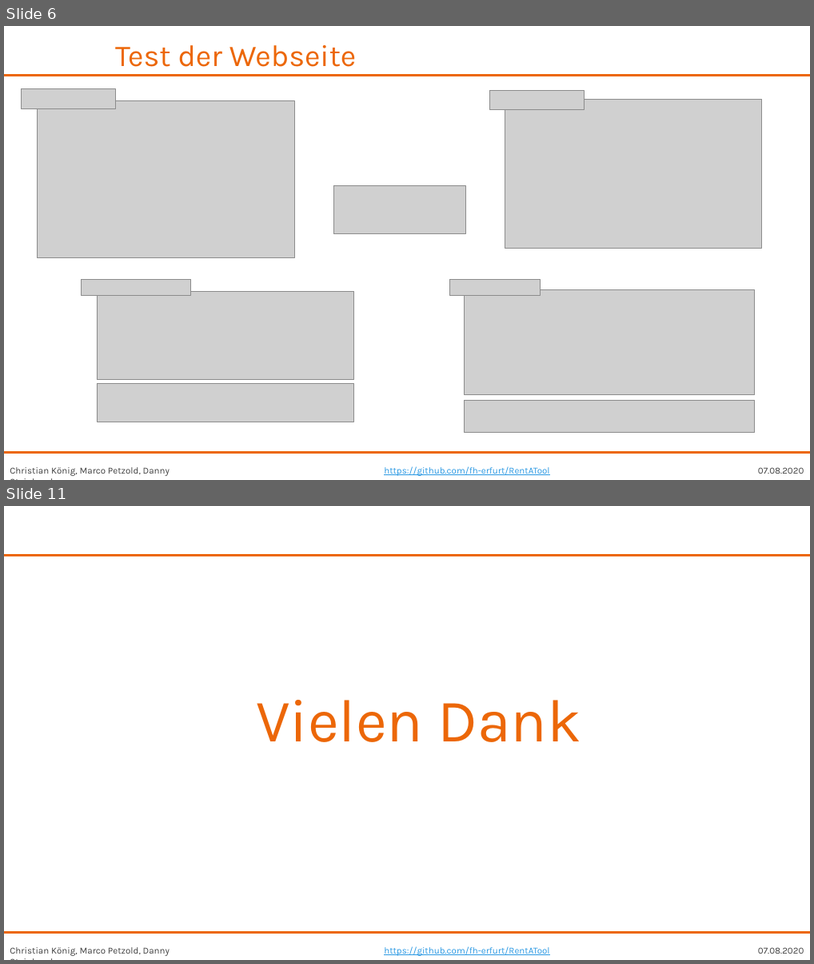
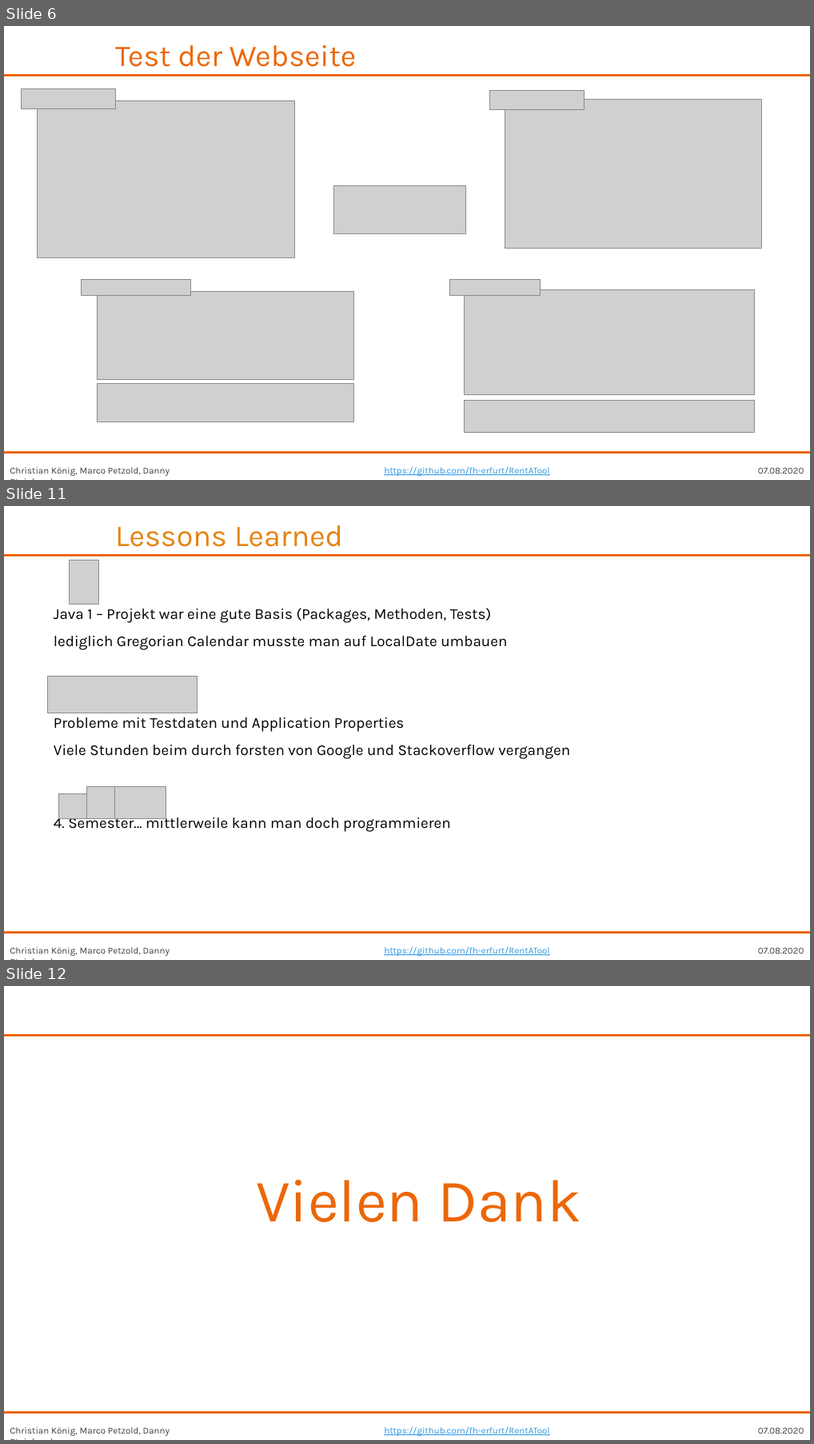
Before and after one commit to fh-erfurt/RentATool, a slide deck: share/presentations/Java 2/RentATool_17.07.2020_Danny.pptx. Shown one above the other, each under a label of ours: slides 6 and 11 before the commit, slides 6, 11 and 12 after it; the slides between them are not shown. The pictures are 814x964 and 814x1444 pixels, drawn with LibreOffice and Linux fonts; fonts in the diff are those of the drawing; grey boxes stand for pictures; background and template pictures are left out. Boxes give left, top, right and bottom in pixels: in the first picture for what was removed or moved away, otherwise in the second. Text is boxed around its words. In the diff, an @@ line names an element or a change of style, - is before the commit and + after.

```diff
--- a/share/presentations/Java 2/RentATool_17.07.2020_Danny.pptx
+++ b/share/presentations/Java 2/RentATool_17.07.2020_Danny.pptx
@@ slide 11 added at (x1=4, y1=506, x2=810, y2=960), background #FFFFFF; not listed: 5 template elements that a slide beside it also shows @@
@@ text added at (x1=115, y1=525, x2=343, y2=547), 36 pt, text #E48312 @@
+Lessons Learned
@@ picture added at (x1=70, y1=560, x2=98, y2=604) @@
@@ text added at (x1=54, y1=608, x2=570, y2=832), 18 pt, text #000000 @@
+Java 1 – Projekt war eine gute Basis (Packages, Methoden, Tests) lediglich Gregorian Calendar musste man auf LocalDate umbauen
+Probleme mit Testdaten und Application Properties
+Viele Stunden beim durch forsten von Google und Stackoverflow vergangen
+4. Semester… mittlerweile kann man doch programmieren
@@ picture added at (x1=47, y1=676, x2=197, y2=712) @@
@@ picture added at (x1=87, y1=786, x2=119, y2=818) @@
@@ picture added at (x1=114, y1=786, x2=166, y2=818) @@
@@ picture added at (x1=59, y1=794, x2=91, y2=819) @@
@@ what was slide 11 is now slide 12 @@
```
Also in this commit, not shown: 3 slides changed, 1 other slide added, 1 slide removed.
